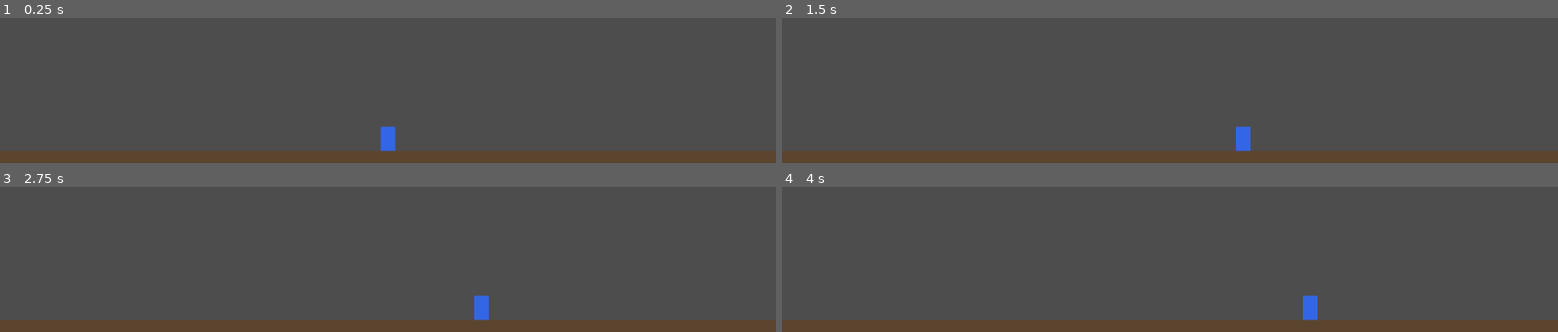
Above: before the commit, frames 1-4 (two rows, left to right).
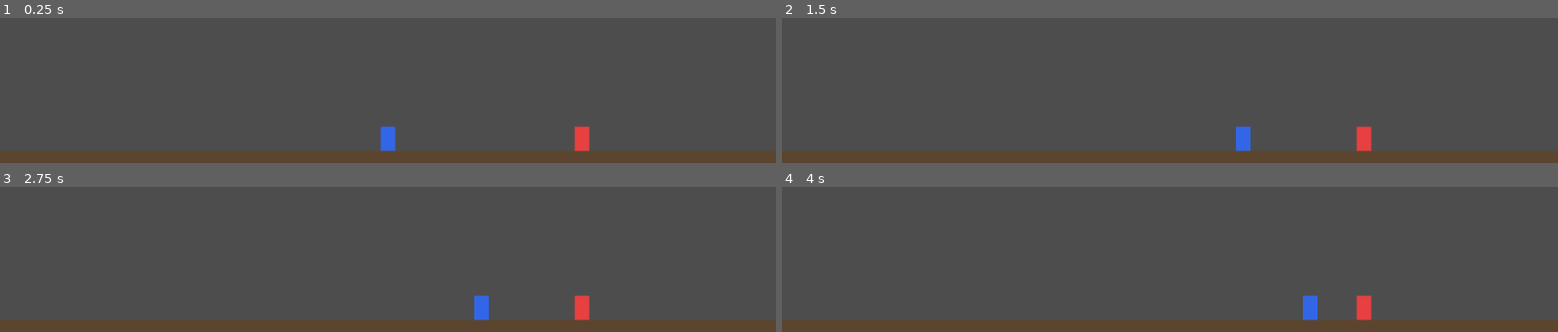
Above: after the commit, the same moments.

Repository: isjkms/Terrarium_Client
Game: Godot game, scene res://main.tscn
The game is run twice, just before and just after one commit, with the same random seed, the same clock (stepped at 60 frames per second) and the same inputs.
Inputs:
- Up to frame 1 (0.25 s): no input
- Up to frame 2 (1.5 s): tap Enter at 0.5 s; hold Right (ui_right) 0.53-1.28 s; hold Left (ui_left) from 1.28 s (still down)
- Up to frame 3 (2.75 s): release Left (ui_left) at 2.03 s; hold Right (ui_right) from 2.03 s (still down)
- Up to frame 4 (4 s): release Right (ui_right) at 3.53 s; hold Left (ui_left) from 3.53 s (still down)

The runs differ from the first frame. In frame 1, 0.3% of the frame differs, in the area x 74-76%, y 74-92%; in frame 2, 0.3%; in frame 3, 0.3%; in frame 4, 0.3%.

Commit message:
[CL-008][feat] 가짜 친구 캐릭터 표시
https://github.com/isjkms/Terrarium_Client/issues/7

Diff:
--- a/main.gd
+++ b/main.gd
@@ -8,9 +8,22 @@
 const CHAR_WIDTH := 24.0
 const CHAR_HEIGHT := 40.0
 
+## playerId → 색상 (protocol.md 캐릭터 색상)
+const PLAYER_COLORS := {
+	"p1": Color(0.2, 0.4, 0.9),    # 파랑
+	"p2": Color(0.9, 0.25, 0.25),  # 빨강
+	"p3": Color(0.3, 0.75, 0.3),   # 초록
+	"p4": Color(0.95, 0.85, 0.2),  # 노랑
+}
+
 ## 내 캐릭터 (서버 연결 전 고정값). floor_x는 0.0~1.0 비율.
+var my_player_id := "p1"
 var my_floor_x := 0.5
-const MY_COLOR := Color(0.2, 0.4, 0.9)  # p1 = 파랑
+
+## 원격 캐릭터 (서버 연결 전 더미. CL-012에서 state 데이터로 교체)
+var remote_players := {
+	"p2": { "floor_x": 0.75 },
+}
 
 ## 이동 속도 (픽셀/초). floorX는 비율이라 WORLD_WIDTH로 나눠 비율 증분으로 변환.
 const MOVE_SPEED := 220.0
@@ -59,6 +72,14 @@
 	# floorY 아래쪽을 바닥 영역으로 채운다. 윗변(y=FLOOR_Y)이 캐릭터가 서는 기준선.
 	draw_rect(Rect2(0, FLOOR_Y, WORLD_WIDTH, 240.0 - FLOOR_Y), Color(0.36, 0.27, 0.18))
 
-	# 내 캐릭터: 밑변이 바닥선(FLOOR_Y)에 닿도록 세운다.
-	var px := my_floor_x * WORLD_WIDTH
-	draw_rect(Rect2(px - CHAR_WIDTH / 2.0, FLOOR_Y - CHAR_HEIGHT, CHAR_WIDTH, CHAR_HEIGHT), MY_COLOR)
+	# 원격 캐릭터(친구)
+	for id in remote_players:
+		_draw_character(remote_players[id]["floor_x"], PLAYER_COLORS[id])
+
+	# 내 캐릭터
+	_draw_character(my_floor_x, PLAYER_COLORS[my_player_id])
+
+func _draw_character(floor_x: float, color: Color) -> void:
+	# 밑변이 바닥선(FLOOR_Y)에 닿도록 도형을 세운다.
+	var px := floor_x * WORLD_WIDTH
+	draw_rect(Rect2(px - CHAR_WIDTH / 2.0, FLOOR_Y - CHAR_HEIGHT, CHAR_WIDTH, CHAR_HEIGHT), color)
